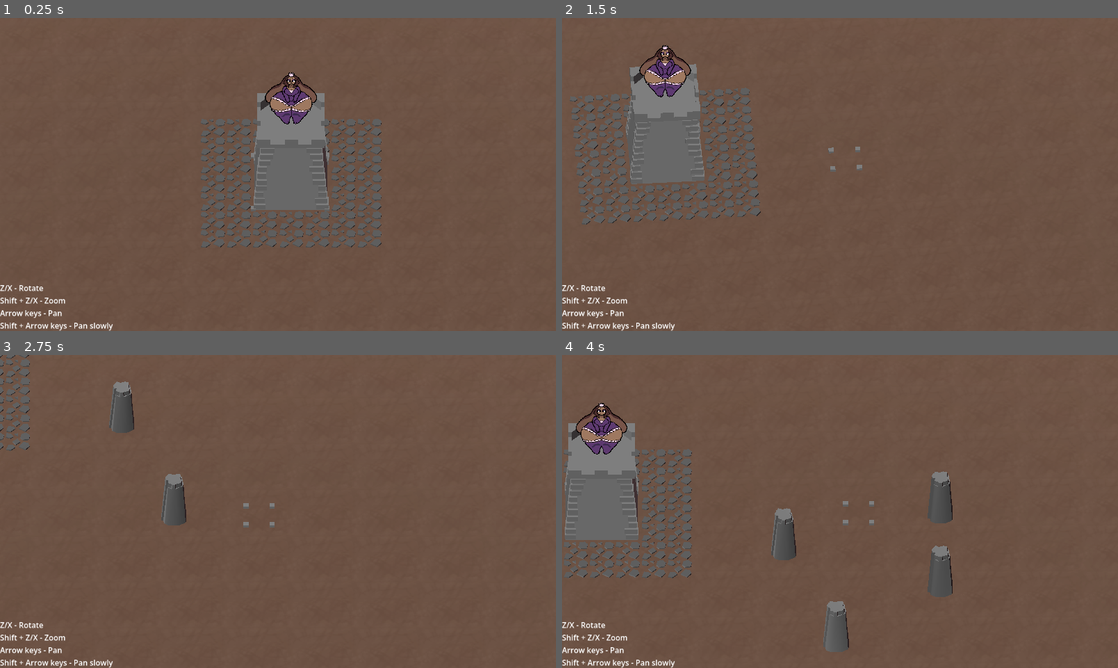
Above: before the commit, frames 1-4 (two rows, left to right).
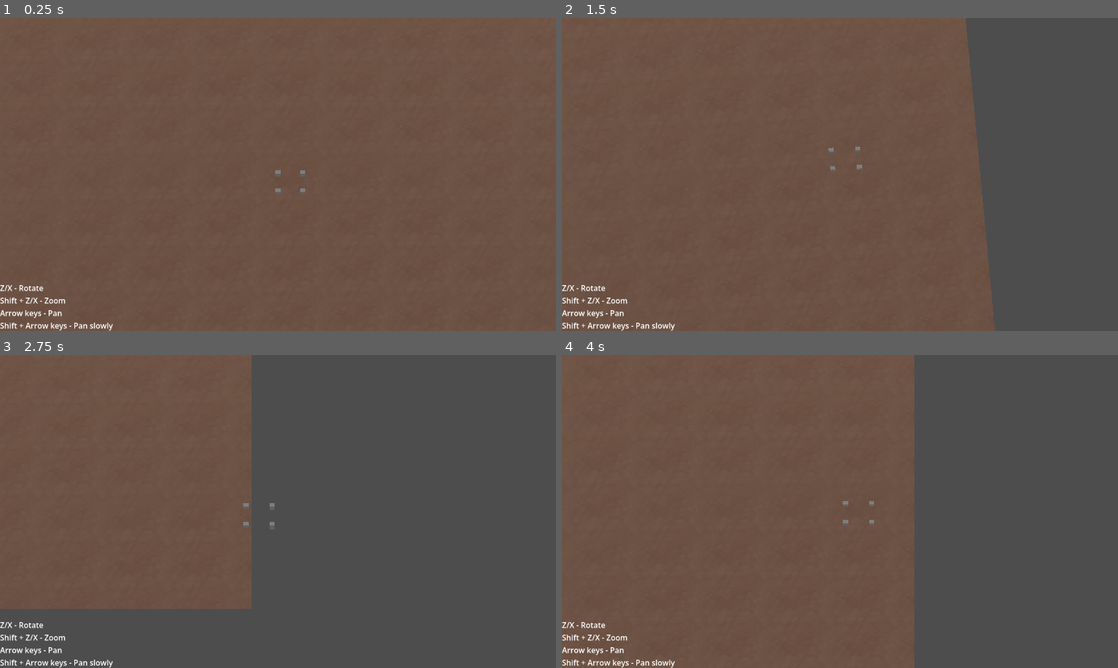
Above: after the commit, the same moments.

Repository: dairycultist/furry-roguelike-platformer
Game: Godot game, scene res://scene.tscn
The game is run twice, just before and just after one commit, with the same random seed, the same clock (stepped at 60 frames per second) and the same inputs.
Inputs:
- Up to frame 1 (0.25 s): no input
- Up to frame 2 (1.5 s): hold Right (pan_right) 0.53-1.28 s; tap Space (use_tool) at 0.6 s; hold Down (pan_down) from 1.28 s (still down); tap X (camalt_negative) at 1.35 s
- Up to frame 3 (2.75 s): tap Space (use_tool) at 1.55, 2.3 s; release Down (pan_down) at 2.03 s; hold Right (pan_right) from 2.03 s (still down); tap Z (camalt_positive) at 2.1 s
- Up to frame 4 (4 s): release Right (pan_right) at 2.78 s; hold Up (pan_up) 2.78-3.53 s; tap Shift (modify_action) at 2.85 s; tap Space (use_tool) at 3.05, 3.6 s; hold Left (pan_left) from 3.53 s (still down)

The runs differ from the first frame. In frame 1, 8.9% of the frame differs, in the area x 36-69%, y 17-74%; in frame 2, 34%; in frame 3, 65%, in the area x 0-100%, y 0-100%; in frame 4, 44%.

Commit message:
Pivoting to tower defense

Diff:
--- a/better_gridmap.gd
+++ /dev/null
@@ -1,218 +0,0 @@
-extends GridMap
-class_name BetterGridMap
-
-class MergeGroup:
-
-	var solo;
-	var full;
-	var side;
-	var corner; # TODO
-	var end;
-	var tube; # TODO
-
-	func has_index(index: int) -> bool:
-		return index == solo or index == full or index == side or index == corner\
-			or index == end or index == tube;
-
-	@warning_ignore("shadowed_variable")
-	func _init(solo, full, side, corner, end, tube):
-
-		self.solo   = solo;
-		self.full   = full;
-		self.side   = side;
-		self.corner = corner;
-		self.end    = end;
-		self.tube   = tube;
-
-var CELL_TYPES : Dictionary = {
-	"": -1,
-	"wall": MergeGroup.new(1, 4, 6, 1, 5, 7),
-	"occupied": 2,
-	"monument": 3,
-	"gravel": 0
-};
-
-func _string_id_of_cell_index(index: int) -> String:
-
-	for id in CELL_TYPES.keys():
-
-		var to_compare = CELL_TYPES.get(id);
-
-		if to_compare is MergeGroup:
-			if to_compare.has_index(index):
-				return id;
-		elif to_compare == index:
-			return id;
-
-	# return empty on no match
-	return "";
-
-func is_cell_big(cell_type: String) -> bool:
-
-	return [ "monument" ].has(cell_type);
-
-## Returns an array where [0]=Vector3i cell position, [1]=String cell type.
-## Collapses MergeGroups into a single type, and treats 3x3 cell types as a
-## single cell.
-func get_cell_data(pos: Vector3) -> Array:
-
-	var posi := local_to_map(pos);
-	var target := get_cell_item(posi);
-
-	# if the target is an occupied cell, we don't want to return that to the
-	# caller; instead, we want to return the data of the nearby 3x3 cell
-	if (CELL_TYPES.find_key(target) == "occupied"):
-		for dx in range(-1, 2):
-			for dz in range(-1, 2):
-
-				var key: String = _string_id_of_cell_index(get_cell_item(posi + Vector3i(dx, 0, dz)));
-
-				# right now monuments are the only 3x3 cells
-				if (is_cell_big(key)):
-					return [posi + Vector3i(dx, 0, dz), key];
-
-		print("Failed to find a 3x3 cell next to the occupied cell at (" + str(posi.x) + "," + str(posi.z) + ")");
-		get_tree().quit();
-
-	# find the String identifier that matches the target cell index
-	return [posi, _string_id_of_cell_index(target)];
-
-## Returns true only if the position is empty, and, if the type is a 3x3 cell,
-## the surrounding positions are empty too. If type="", will always return true
-## unless the position contains an "occupied" cell.
-func can_set_cell(pos: Vector3i, type: String) -> bool:
-
-	var posi := local_to_map(pos);
-
-	if (type == ""):
-		return _string_id_of_cell_index(get_cell_item(posi)) != "occupied";
-
-	if (is_cell_big(type)):
-		for dx in range(-1, 2):
-			for dz in range(-1, 2):
-				if get_cell_item(posi + Vector3i(dx, 0, dz)) >= 0:
-					return false;
-		return true;
-	else:
-		return get_cell_item(posi) < 0;
-
-func _update_merge_cell(pos: Vector3i, type: String):
-
-	# if this isn't the type of cell we expect, don't update it
-	if _string_id_of_cell_index(get_cell_item(pos)) != type:
-		return;
-
-	# get neighborhood booleans
-	var top    := _string_id_of_cell_index(get_cell_item(pos + Vector3i(0, 0, 1))) == type;
-	var bottom := _string_id_of_cell_index(get_cell_item(pos - Vector3i(0, 0, 1))) == type;
-	var left   := _string_id_of_cell_index(get_cell_item(pos - Vector3i(1, 0, 0))) == type;
-	var right  := _string_id_of_cell_index(get_cell_item(pos + Vector3i(1, 0, 0))) == type;
-	var count = 0;
-
-	if top:    count += 1;
-	if bottom: count += 1;
-	if left:   count += 1;
-	if right:  count += 1;
-
-	if count == 0:
-
-		set_cell_item(pos, CELL_TYPES.get(type).solo);
-
-	elif count == 1:
-
-		if top:
-			set_cell_item(pos, CELL_TYPES.get(type).end, 16);
-		elif bottom:
-			set_cell_item(pos, CELL_TYPES.get(type).end, 22);
-		elif right:
-			set_cell_item(pos, CELL_TYPES.get(type).end, 10);
-		else:
-			set_cell_item(pos, CELL_TYPES.get(type).end, 0);
-
-	elif count == 2:
-
-		if top == bottom:
-
-			if top:
-				set_cell_item(pos, CELL_TYPES.get(type).tube, 0);
-			else:
-				set_cell_item(pos, CELL_TYPES.get(type).tube, 16);
-
-		else:
-
-			pass;
-
-	elif count == 3:
-
-		if !top:
-			set_cell_item(pos, CELL_TYPES.get(type).side, 22);
-		elif !bottom:
-			set_cell_item(pos, CELL_TYPES.get(type).side, 16);
-		elif !right:
-			set_cell_item(pos, CELL_TYPES.get(type).side, 0);
-		else:
-			set_cell_item(pos, CELL_TYPES.get(type).side, 10);
-
-	else:
-
-		set_cell_item(pos, CELL_TYPES.get(type).full);
-
-## Sets a cell (without checking its contents; do that yourself with
-## can_set_cell), accounting for MergeGroups and 3x3 cells (automatically
-## placing/removing the surrounding "occupied" cells).
-func set_cell(pos: Vector3i, type: String):
-
-	var value = CELL_TYPES.get(type);
-
-	if value is MergeGroup:
-
-		set_cell_item(pos, value.full);
-
-		_update_merge_cell(pos, type);
-		_update_merge_cell(pos + Vector3i(0, 0, 1), type);
-		_update_merge_cell(pos - Vector3i(0, 0, 1), type);
-		_update_merge_cell(pos - Vector3i(1, 0, 0), type);
-		_update_merge_cell(pos + Vector3i(1, 0, 0), type);
-
-	elif value == -1:
-
-		var to_destroy := _string_id_of_cell_index(get_cell_item(pos));
-
-		# if we're destroying a big cell, destroy its surrounding occupied cells
-		if is_cell_big(to_destroy):
-			set_cell_item(pos + Vector3i( 1, 0,  1), -1);
-			set_cell_item(pos + Vector3i( 1, 0,  0), -1);
-			set_cell_item(pos + Vector3i( 1, 0, -1), -1);
-			set_cell_item(pos + Vector3i( 0, 0,  1), -1);
-			set_cell_item(pos + Vector3i( 0, 0, -1), -1);
-			set_cell_item(pos + Vector3i(-1, 0,  1), -1);
-			set_cell_item(pos + Vector3i(-1, 0,  0), -1);
-			set_cell_item(pos + Vector3i(-1, 0, -1), -1);
-
-		# destroy that mf
-		set_cell_item(pos, -1);
-
-		# if we destroyed a merge cell, update the surrounding merge cells
-		# of the same type
-		if CELL_TYPES.get(to_destroy) is MergeGroup:
-			_update_merge_cell(pos + Vector3i(0, 0, 1), to_destroy);
-			_update_merge_cell(pos - Vector3i(0, 0, 1), to_destroy);
-			_update_merge_cell(pos - Vector3i(1, 0, 0), to_destroy);
-			_update_merge_cell(pos + Vector3i(1, 0, 0), to_destroy);
-
-	elif is_cell_big(type):
-
-		var occupied_value = CELL_TYPES.get("occupied");
-
-		set_cell_item(pos + Vector3i( 1, 0,  1), occupied_value);
-		set_cell_item(pos + Vector3i( 1, 0,  0), occupied_value);
-		set_cell_item(pos + Vector3i( 1, 0, -1), occupied_value);
-		set_cell_item(pos + Vector3i( 0, 0,  1), occupied_value);
-		set_cell_item(pos, value);
-		set_cell_item(pos + Vector3i( 0, 0, -1), occupied_value);
-		set_cell_item(pos + Vector3i(-1, 0,  1), occupied_value);
-		set_cell_item(pos + Vector3i(-1, 0,  0), occupied_value);
-		set_cell_item(pos + Vector3i(-1, 0, -1), occupied_value);
-
-	else:
-		set_cell_item(pos, value);
--- a/player.gd
+++ b/player.gd
@@ -1,6 +1,4 @@
 extends Node3D
-
-@export var grid : BetterGridMap;
 
 @export var ZOOM_SPEED := 10.0;
 @export var PAN_SPEED_MULT := 0.8;
@@ -39,21 +37,12 @@
 	$Corner3.global_position -= velocity * delta;
 
 	# selection
-	var cell_data := grid.get_cell_data(global_position);
+	var selected_pos : Vector3i = Vector3i(global_position);
 
-	var selected_pos  : Vector3i = cell_data[0];
-	var selected_type : String   = cell_data[1];
+	$Corner0.global_position = lerp($Corner0.global_position, Vector3(selected_pos), 10.0 * delta);
+	$Corner1.global_position = lerp($Corner1.global_position, Vector3(selected_pos) + Vector3(1.0, 0.0, 0.0), 10.0 * delta);
+	$Corner2.global_position = lerp($Corner2.global_position, Vector3(selected_pos) + Vector3(1.0, 0.0, 1.0), 10.0 * delta);
+	$Corner3.global_position = lerp($Corner3.global_position, Vector3(selected_pos) + Vector3(0.0, 0.0, 1.0), 10.0 * delta);
 
-	if (grid.is_cell_big(selected_type)):
-		$Corner0.global_position = lerp($Corner0.global_position, Vector3(selected_pos) + Vector3(-1.0, 0.0, -1.0), 10.0 * delta);
-		$Corner1.global_position = lerp($Corner1.global_position, Vector3(selected_pos) + Vector3( 2.0, 0.0, -1.0), 10.0 * delta);
-		$Corner2.global_position = lerp($Corner2.global_position, Vector3(selected_pos) + Vector3( 2.0, 0.0,  2.0), 10.0 * delta);
-		$Corner3.global_position = lerp($Corner3.global_position, Vector3(selected_pos) + Vector3(-1.0, 0.0,  2.0), 10.0 * delta);
-	else:
-		$Corner0.global_position = lerp($Corner0.global_position, Vector3(selected_pos), 10.0 * delta);
-		$Corner1.global_position = lerp($Corner1.global_position, Vector3(selected_pos) + Vector3(1.0, 0.0, 0.0), 10.0 * delta);
-		$Corner2.global_position = lerp($Corner2.global_position, Vector3(selected_pos) + Vector3(1.0, 0.0, 1.0), 10.0 * delta);
-		$Corner3.global_position = lerp($Corner3.global_position, Vector3(selected_pos) + Vector3(0.0, 0.0, 1.0), 10.0 * delta);
-
-	if (Input.is_action_just_pressed("use_tool") and grid.can_set_cell(selected_pos, "wall")):
-		grid.set_cell(selected_pos, "wall");
+	if Input.is_action_just_pressed("use_tool"):
+		print("use")
--- a/scene.tscn
+++ b/scene.tscn
@@ -1,13 +1,10 @@
 [gd_scene format=3 uid="uid://d3tflhq8vgolo"]
 
-[ext_resource type="Script" uid="uid://bmrhjtsltso2s" path="res://better_gridmap.gd" id="2_m7jmp"]
 [ext_resource type="Script" uid="uid://btguypw88w8b6" path="res://player.gd" id="2_nxogm"]
-[ext_resource type="MeshLibrary" uid="uid://case15hofb14m" path="res://terrain_library.tres" id="3_3253y"]
 [ext_resource type="Texture2D" uid="uid://di8cf2ijph50w" path="res://dirt.png" id="4_u3cyc"]
-[ext_resource type="Texture2D" uid="uid://c38ou85yof2mh" path="res://sprites/queen/queen.png" id="5_m7jmp"]
 
 [sub_resource type="PlaneMesh" id="PlaneMesh_lxpj2"]
-size = Vector2(100, 100)
+size = Vector2(25, 25)
 
 [sub_resource type="StandardMaterial3D" id="StandardMaterial3D_imqp1"]
 albedo_texture = ExtResource("4_u3cyc")
@@ -20,38 +17,16 @@
 
 [node name="Root" type="Node3D" unique_id=1235117097]
 
-[node name="Moonlight" type="DirectionalLight3D" parent="." unique_id=559473227]
-transform = Transform3D(0.8089059, 0.48318726, -0.33496472, 0, 0.56972784, 0.82183343, 0.5879382, -0.6647859, 0.46085617, 0, 0, 0)
-visible = false
-light_color = Color(0.02919674, 0.34930426, 0.5773023, 1)
-light_specular = 0.0
-
 [node name="Sun" type="DirectionalLight3D" parent="." unique_id=1031219095]
 transform = Transform3D(0.8089059, 0.48318726, -0.33496475, 0, 0.56972784, 0.82183343, 0.5879382, -0.6647859, 0.46085617, 0, 0, 0)
 light_specular = 0.0
-
-[node name="Reflected" type="DirectionalLight3D" parent="." unique_id=2125899758]
-transform = Transform3D(0.24963179, -0.6446956, 0.72253144, -0.43806398, -0.7406225, -0.50948834, 0.86358786, -0.18933044, -0.4673007, 0, 0, 0)
-light_color = Color(0.8738732, 0.6915346, 0.7171928, 1)
-light_energy = 0.4
-light_specular = 0.0
-
-[node name="GridMap" type="GridMap" parent="." unique_id=171594152]
-mesh_library = ExtResource("3_3253y")
-cell_size = Vector3(1, 1, 1)
-cell_center_y = false
-data = {
-"cells": PackedInt32Array(0, 0, 3, 1, 0, 2, 2, 0, 0, 2, 1, 0, 1, 1, 2, 0, 1, 2, 3, 0, 0, 3, 1, 0, 3, 2, 0, 3, 3, 0, 2, 3, 0, 1, 3, 0, 0, 3, 0, 65535, 3, 0, 65535, 2, 0, 0, 2, 0, 1, 2, 0, 2, 2, 0, 65535, 0, 2, 65534, 0, 0, 65535, 1, 2, 65534, 1, 0, 65534, 2, 0, 65534, 3, 0, 65534, 65535, 0, 65535, 65535, 2, 0, 65535, 2, 1, 65535, 2, 2, 65535, 0, 3, 65535, 0, 3, 65534, 0, 2, 65534, 0, 1, 65534, 0, 0, 65534, 0, 65535, 65534, 0, 65534, 65534, 0, 65533, 65534, 0, 65533, 65533, 0, 65534, 65533, 0, 65535, 65533, 0, 0, 65533, 0, 1, 65533, 0, 3, 65533, 0, 2, 65533, 0, 65533, 2, 0, 65533, 1, 0, 65533, 0, 0, 65533, 65535, 0, 65533, 3, 0)
-}
-script = ExtResource("2_m7jmp")
 
 [node name="GroundMesh" type="MeshInstance3D" parent="." unique_id=421907200]
 mesh = SubResource("PlaneMesh_lxpj2")
 surface_material_override/0 = SubResource("StandardMaterial3D_imqp1")
 
-[node name="PlayerView" type="Node3D" parent="." unique_id=945685676 node_paths=PackedStringArray("grid")]
+[node name="PlayerView" type="Node3D" parent="." unique_id=945685676]
 script = ExtResource("2_nxogm")
-grid = NodePath("../GridMap")
 
 [node name="CameraAnchor" type="Node3D" parent="PlayerView" unique_id=310821411]
 
@@ -84,14 +59,3 @@
 Arrow keys - Pan
 Shift + Arrow keys - Pan slowly"
 vertical_alignment = 2
-
-[node name="Sprite" type="Sprite3D" parent="." unique_id=1524805806]
-transform = Transform3D(1, 0, 0, 0, 1, 0, 0, 0, 1, 0.5, 3.192, 0.5)
-centered = false
-offset = Vector2(-128, 0)
-pixel_size = 0.0078126
-billboard = 1
-shaded = true
-alpha_cut = 1
-texture_filter = 0
-texture = ExtResource("5_m7jmp")
--- a/terrain_library.tres
+++ /dev/null
@@ -1,78 +0,0 @@
-[gd_resource type="MeshLibrary" format=3 uid="uid://case15hofb14m"]
-
-[ext_resource type="ArrayMesh" uid="uid://bgg7avvbrroey" path="res://cell meshes/gravel.obj" id="1_k8uyc"]
-[ext_resource type="ArrayMesh" uid="uid://mfww5oww1q63" path="res://cell meshes/wall_solo.obj" id="2_ommrs"]
-[ext_resource type="ArrayMesh" uid="uid://dpvqn351wix0r" path="res://cell meshes/monument.obj" id="3_u5oq6"]
-[ext_resource type="ArrayMesh" uid="uid://b21olxinejdkw" path="res://cell meshes/wall_full.obj" id="4_g527c"]
-[ext_resource type="ArrayMesh" uid="uid://biuxvk7hjps4n" path="res://cell meshes/wall_end.obj" id="5_ommrs"]
-[ext_resource type="ArrayMesh" uid="uid://dg0k5hbu55ua" path="res://cell meshes/wall_side.obj" id="6_u5oq6"]
-[ext_resource type="ArrayMesh" uid="uid://bpciyl0g35pgw" path="res://cell meshes/wall_tube.obj" id="7_g527c"]
-
-[sub_resource type="BoxShape3D" id="BoxShape3D_emhua"]
-
-[sub_resource type="BoxShape3D" id="BoxShape3D_2k8am"]
-
-[sub_resource type="BoxShape3D" id="BoxShape3D_k8uyc"]
-
-[sub_resource type="BoxShape3D" id="BoxShape3D_jocre"]
-
-[sub_resource type="BoxShape3D" id="BoxShape3D_u5oq6"]
-
-[sub_resource type="BoxShape3D" id="BoxShape3D_k3nbp"]
-
-[resource]
-item/0/name = "Gravel"
-item/0/mesh = ExtResource("1_k8uyc")
-item/0/mesh_transform = Transform3D(1, 0, 0, 0, 1, 0, 0, 0, 1, 0, 0, 0)
-item/0/mesh_cast_shadow = 0
-item/0/shapes = []
-item/0/navigation_mesh_transform = Transform3D(1, 0, 0, 0, 1, 0, 0, 0, 1, 0, 0, 0)
-item/0/navigation_layers = 1
-item/1/name = "WallSolo"
-item/1/mesh = ExtResource("2_ommrs")
-item/1/mesh_transform = Transform3D(1, 0, 0, 0, 1, 0, 0, 0, 1, 0, 0, 0)
-item/1/mesh_cast_shadow = 1
-item/1/shapes = [SubResource("BoxShape3D_emhua"), Transform3D(1, 0, 0, 0, 1, 0, 0, 0, 1, 0, 0, 0)]
-item/1/navigation_mesh_transform = Transform3D(1, 0, 0, 0, 1, 0, 0, 0, 1, 0, 0, 0)
-item/1/navigation_layers = 1
-item/2/name = "Occupied"
-item/2/mesh_transform = Transform3D(1, 0, 0, 0, 1, 0, 0, 0, 1, 0, 0, 0)
-item/2/mesh_cast_shadow = 1
-item/2/shapes = [SubResource("BoxShape3D_2k8am"), Transform3D(1, 0, 0, 0, 1, 0, 0, 0, 1, 0, 0, 0)]
-item/2/navigation_mesh_transform = Transform3D(1, 0, 0, 0, 1, 0, 0, 0, 1, 0, 0, 0)
-item/2/navigation_layers = 1
-item/3/name = "Monument"
-item/3/mesh = ExtResource("3_u5oq6")
-item/3/mesh_transform = Transform3D(1, 0, 0, 0, 1, 0, 0, 0, 1, 0, 0, 0)
-item/3/mesh_cast_shadow = 1
-item/3/shapes = [SubResource("BoxShape3D_k8uyc"), Transform3D(1, 0, 0, 0, 1, 0, 0, 0, 1, 0, 0, 0)]
-item/3/navigation_mesh_transform = Transform3D(1, 0, 0, 0, 1, 0, 0, 0, 1, 0, 0, 0)
-item/3/navigation_layers = 1
-item/4/name = "WallFull"
-item/4/mesh = ExtResource("4_g527c")
-item/4/mesh_transform = Transform3D(1, 0, 0, 0, 1, 0, 0, 0, 1, 0, 0, 0)
-item/4/mesh_cast_shadow = 1
-item/4/shapes = [SubResource("BoxShape3D_jocre"), Transform3D(1, 0, 0, 0, 1, 0, 0, 0, 1, 0, 0, 0)]
-item/4/navigation_mesh_transform = Transform3D(1, 0, 0, 0, 1, 0, 0, 0, 1, 0, 0, 0)
-item/4/navigation_layers = 1
-item/5/name = "WallEnd"
-item/5/mesh = ExtResource("5_ommrs")
-item/5/mesh_transform = Transform3D(1, 0, 0, 0, 1, 0, 0, 0, 1, 0, 0, 0)
-item/5/mesh_cast_shadow = 1
-item/5/shapes = [SubResource("BoxShape3D_u5oq6"), Transform3D(1, 0, 0, 0, 1, 0, 0, 0, 1, 0, 0, 0)]
-item/5/navigation_mesh_transform = Transform3D(1, 0, 0, 0, 1, 0, 0, 0, 1, 0, 0, 0)
-item/5/navigation_layers = 1
-item/6/name = "WallSide"
-item/6/mesh = ExtResource("6_u5oq6")
-item/6/mesh_transform = Transform3D(1, 0, 0, 0, 1, 0, 0, 0, 1, 0, 0, 0)
-item/6/mesh_cast_shadow = 1
-item/6/shapes = []
-item/6/navigation_mesh_transform = Transform3D(1, 0, 0, 0, 1, 0, 0, 0, 1, 0, 0, 0)
-item/6/navigation_layers = 1
-item/7/name = "WallTube"
-item/7/mesh = ExtResource("7_g527c")
-item/7/mesh_transform = Transform3D(1, 0, 0, 0, 1, 0, 0, 0, 1, 0, 0, 0)
-item/7/mesh_cast_shadow = 1
-item/7/shapes = [SubResource("BoxShape3D_k3nbp"), Transform3D(1, 0, 0, 0, 1, 0, 0, 0, 1, 0, 0, 0)]
-item/7/navigation_mesh_transform = Transform3D(1, 0, 0, 0, 1, 0, 0, 0, 1, 0, 0, 0)
-item/7/navigation_layers = 1
Not shown, removed: better_gridmap.gd.uid
Not shown, removed: cell meshes/gravel.mtl
Not shown, removed: cell meshes/gravel.obj
Not shown, removed: cell meshes/gravel.obj.import
Not shown, removed: cell meshes/monument.mtl
Not shown, removed: cell meshes/monument.obj
Not shown, removed: cell meshes/monument.obj.import
Not shown, removed: cell meshes/wall.mtl
Not shown, removed: cell meshes/wall_end.obj
Not shown, removed: cell meshes/wall_end.obj.import
Not shown, removed: cell meshes/wall_full.obj
Not shown, removed: cell meshes/wall_full.obj.import
(and 10 more such lines)
